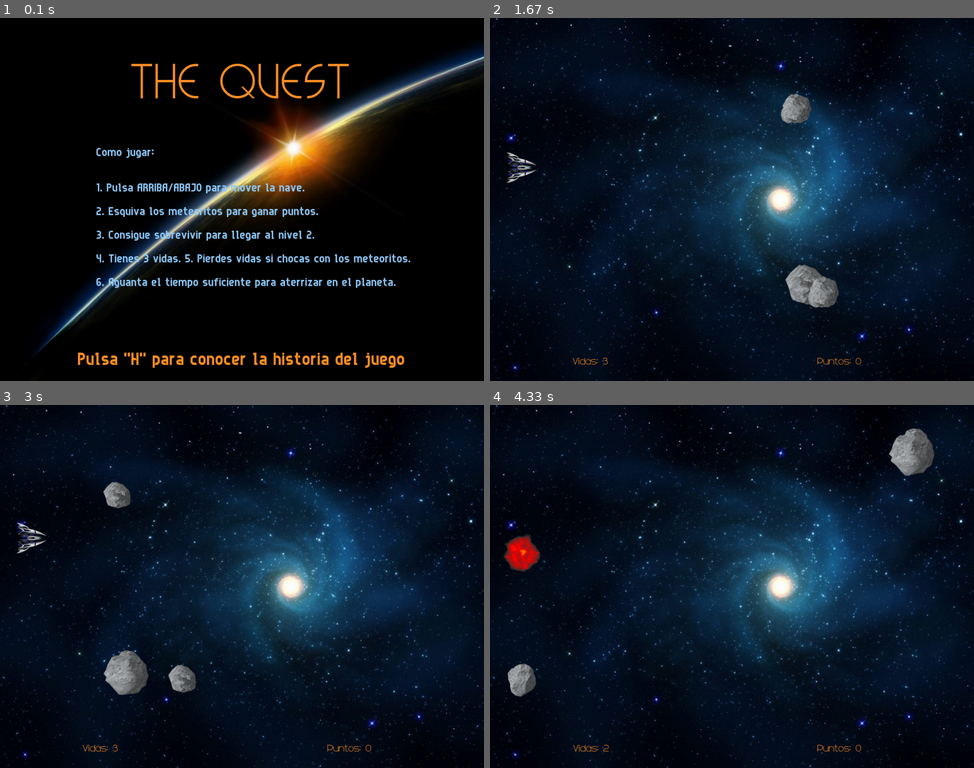
Above: before the commit, frames 1-4 (two rows, left to right).
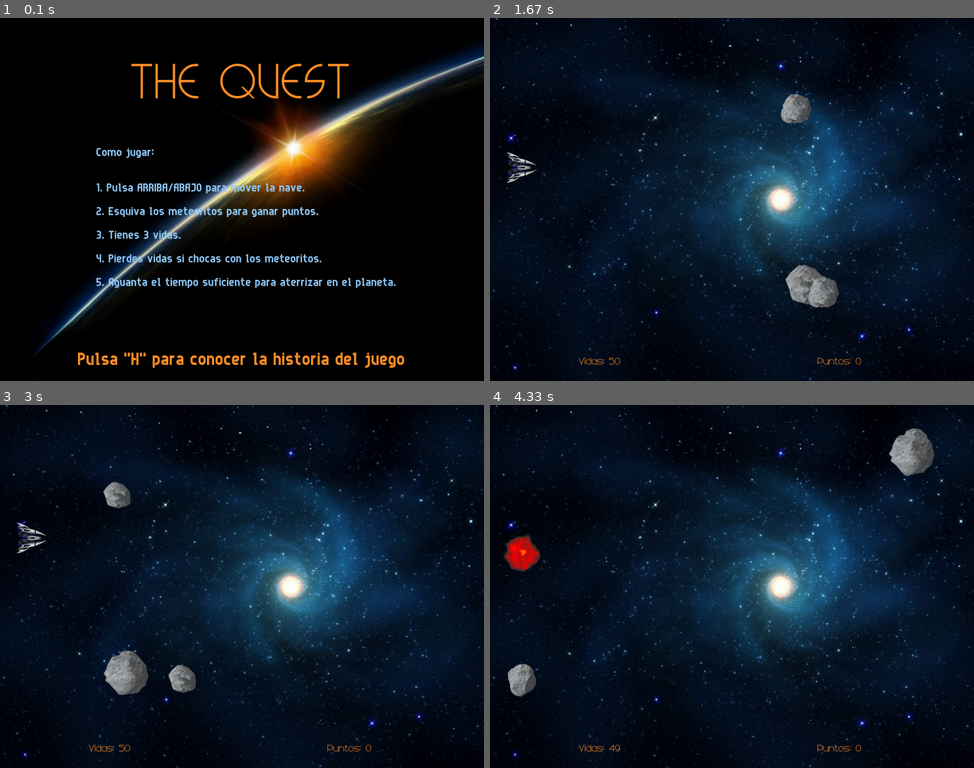
Above: after the commit, the same moments.

Repository: CristobalMoya7/Proyecto_Final_Pygame_Cristobal
Game: pygame game, started from main.py
The game is run twice, just before and just after one commit, with the same random seed, the same clock (stepped at 60 frames per second) and the same inputs.
Inputs:
- Up to frame 1 (0.1 s): no input
- Up to frame 2 (1.67 s): tap H at 0.33 s; tap Enter at 0.67 s; hold Up 1-1.47 s; hold Down from 1.55 s (still down)
- Up to frame 3 (3 s): release Down at 1.85 s; hold Up 1.88-2.25 s; hold Down 2.28-2.65 s; hold Up 2.68-2.98 s
- Up to frame 4 (4.33 s): hold Down 3.02-3.32 s; hold Up 3.35-3.72 s

The runs differ from the first frame. In frame 1, 1.3% of the frame differs, in the area x 19-85%, y 58-74%; in frame 2, less than 0.1%; in frame 3, less than 0.1%; in frame 4, less than 0.1%.

Commit message:
Final!!!!!

Diff:
--- a/thequest/__init__.py
+++ b/thequest/__init__.py
@@ -24,4 +24,4 @@
 PUNTOS_M_DR = 1000
 PUNTOS_PARTIDA = 0
 RUTA = 'data/records.db'
-VIDAS = 3
+VIDAS = 50
--- a/thequest/screens.py
+++ b/thequest/screens.py
@@ -66,10 +66,9 @@
         posiciones = [275, 350, 400, 450, 500, 550]
         mensajes = ["Como jugar:", "1. Pulsa ARRIBA/ABAJO para mover la nave.",
                     "2. Esquiva los meteoritos para ganar puntos.",
-                    "3. Consigue sobrevivir para llegar al nivel 2.",
-                    "4. Tienes 3 vidas. "
-                    "5. Pierdes vidas si chocas con los meteoritos.",
-                    "6. Aguanta el tiempo suficiente para aterrizar en el planeta."]
+                    "3. Tienes 3 vidas.",
+                    "4. Pierdes vidas si chocas con los meteoritos.",
+                    "5. Aguanta el tiempo suficiente para aterrizar en el planeta."]
 
         pos_x = ANCHO_P//5
         conta_posiciones = 0
@@ -133,7 +132,7 @@
 
         # Pinta el texto de la historia
         posiciones = [300, 350, 400, 475, 525]
-        mensajes = ["Año 2034, la tierra ha sido destruida debido a la contaminación.",
+        mensajes = ["Año 2034, la tierra ha sido destruida debido a la contaminacion.",
                     "Los unicos supervivientes viajan en una nave espacial,",
                     "en busca de un nuevo planeta habitable.",
                     "Sobrevive a los grandes peligros del espacio ",
Binary file changed: data/records.db
Not shown, changed: readme.md
